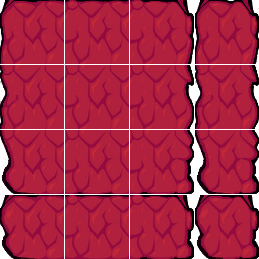
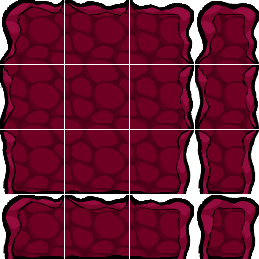
Layer changes from the first 259x259 image to the second:
added group "Copia de roofTop" with 1 layers above "roofTop" over [0, 0, 259, 259]
added layer "Capa 43(pegado) Fusionadas" (1st of 2, in "Copia de roofTop") in group "Copia de roofTop" over [0, 0, 259, 259]
added group "roofTop" with 6 layers above "flesh wall 2" over [0, 0, 256, 259]
added layer "Capa 40" in group "roofTop" over [0, 0, 256, 256]
added group "Capa 45" with 2 layers in group "roofTop" over [0, 0, 256, 256]
added layer "Capa 46" (75%) in group "Capa 45" over [0, 0, 256, 192]
added layer "Capa 41" in group "Capa 45" over [0, 0, 256, 256]
added layer "Capa 43(pegado) Fusionadas" (2nd of 2, in "roofTop") in group "roofTop" over [0, 0, 256, 259]
hid group "flesh wall 2" (1 layers) over [0, 0, 259, 259]
